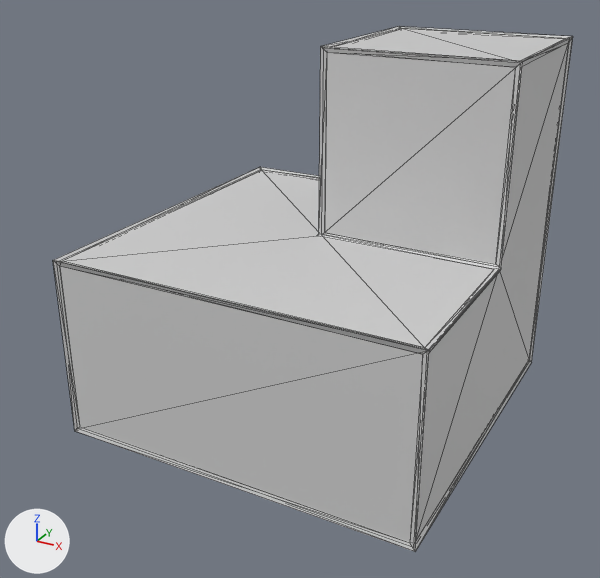
Renders of the COLLADA model res/modals/shapes/stairsCornerOut.dae from each side of a commit.
The view is the same before and after, from a camera (50 mm lens) standing at (0.992, -1.927, 0.788) and looking at (-0.024, -0.081, -0.135). The lights are fixed; the arrows at lower left show +X, +Y and +Z. Mesh edges are drawn as thin lines.

The first picture shows 'Shape', 'WireFrame'.
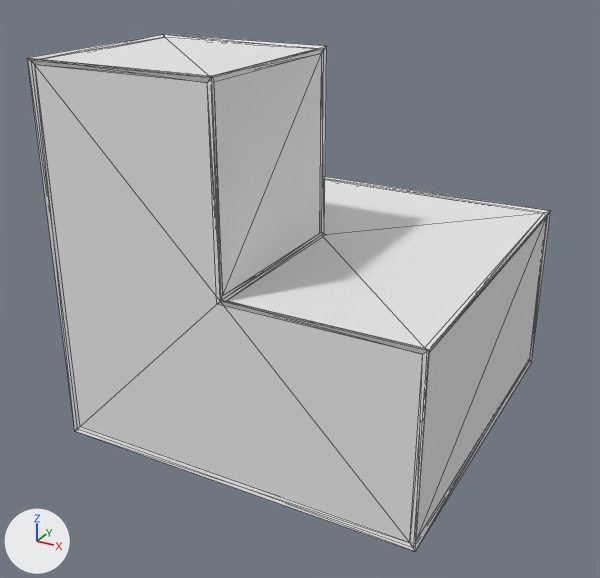
Pixel boxes (x1, y1, x2, y2) of what changed, in the pictures (600 x 578 px):
'Shape', surface changed, recoloured, mesh turned
    before: (60, 29, 569, 542)
    after: (35, 37, 547, 542)
'WireFrame', surface changed, recoloured, mesh turned
    before: (53, 26, 573, 552)
    after: (27, 34, 551, 552)

Diff of the bpy script that builds the scene:
```diff
--- a/res/modals/shapes/stairsCornerOut.dae.py
+++ b/res/modals/shapes/stairsCornerOut.dae.py
@@ mat_material @@
 mat_material = principled_material('Material')
-mat_material.base_color = (0.64, 0.64, 0.64)  # light grey #d1d1d1
-mat_material.roughness = 0.44
+mat_material.base_color = (0.8, 0.8, 0.8)  # white #e7e7e7
+mat_material.roughness = 0.9
@@ me_cube_001 @@
 me_cube_001.from_pydata(...)  # 70 vertices, 168 faces; spans x -0.506..0.506, y -0.506..0.506, z -0.506..0.506
 # used by ob_wireframe; location = (0.0, 0.0, 0.0)
+# me_cube_001 part 1: the whole mesh is turned -180 degrees about the z axis through its middle
 me_cube_001.materials.append(mat_material)
@@ me_cube @@
 me_cube.from_pydata(...)  # 14 vertices, 24 faces; spans x -0.5..0.5, y -0.5..0.5, z -0.5..0.5
 # used by ob_shape; location = (0.0, 0.0, 0.0)
+# me_cube part 2: the whole mesh is turned -180 degrees about the z axis through its middle
 me_cube.materials.append(mat_material)
```
